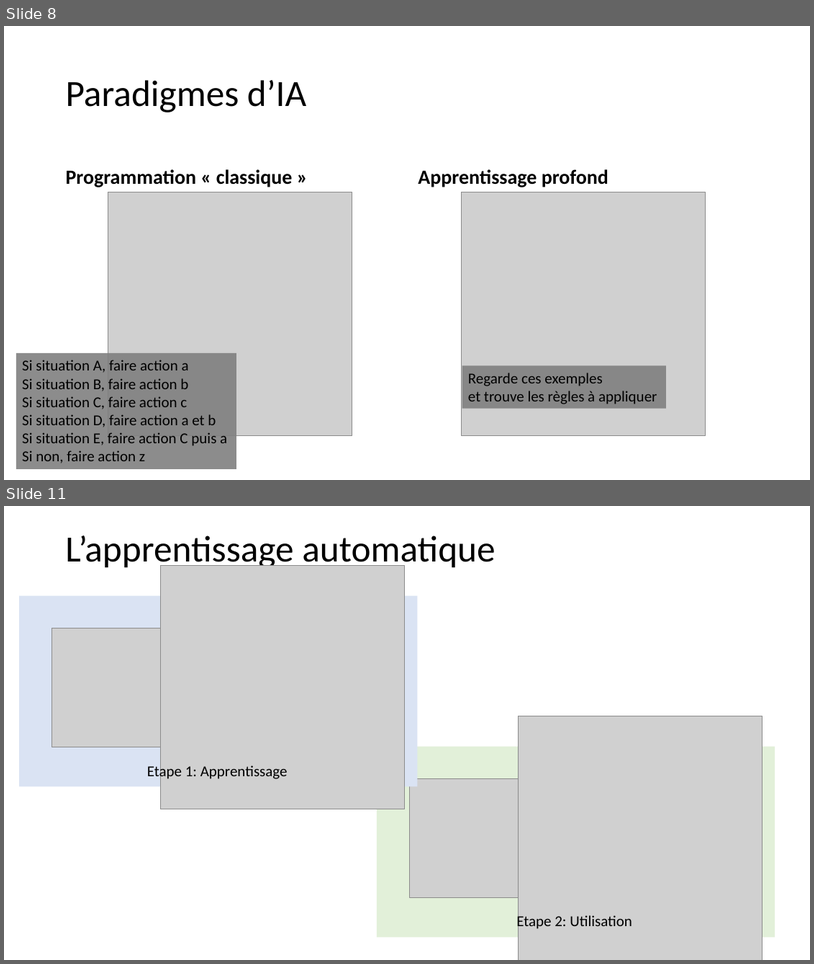
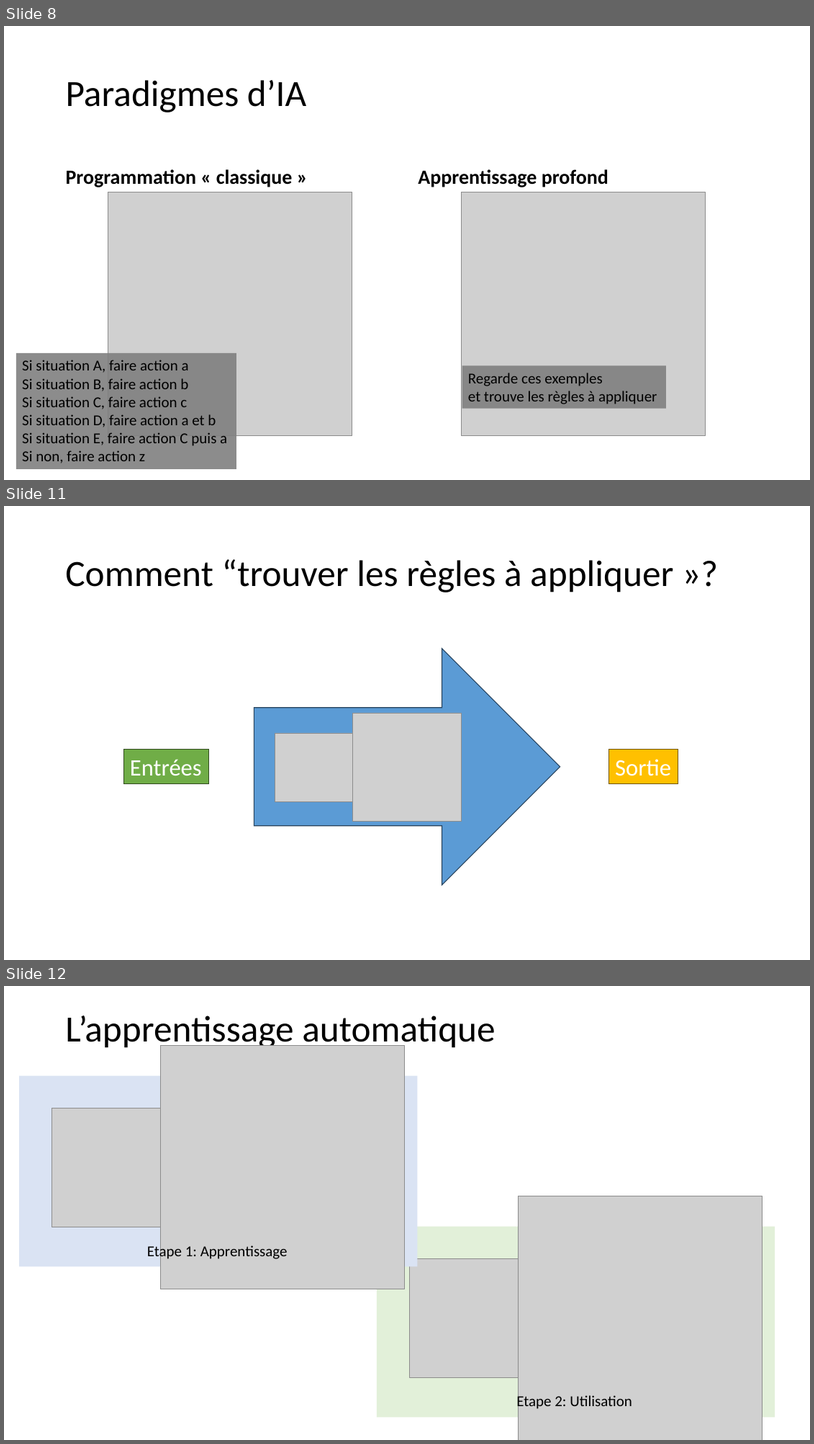
Before and after one commit to pauldubois98/AI-MythsReality, a slide deck: slides.pptx. Shown one above the other, each under a label of ours: slides 8 and 11 before the commit, slides 8, 11 and 12 after it; the slides between them are not shown. The pictures are 814x964 and 814x1444 pixels, drawn with LibreOffice and Linux fonts; fonts in the diff are those of the drawing; grey boxes stand for pictures. Boxes give left, top, right and bottom in pixels: in the first picture for what was removed or moved away, otherwise in the second. Text is boxed around its words. In the diff, an @@ line names an element or a change of style, - is before the commit and + after.

Commit message:
added machine slide

```diff
--- a/slides.pptx
+++ b/slides.pptx
@@ slide 11 added at (4,506,810,960), background #FFFFFF @@
@@ title added at (65,559,674,592), 44 pt, text #000000 @@
+Comment “trouver les règles à appliquer »?
@@ right arrow added at (255,648,561,885), fill #5B9BD5, outline #28445D 1 pt @@
@@ picture added at (353,713,461,821) @@
@@ picture added at (275,733,353,802) @@
@@ rectangle added at (124,749,208,784), fill #70AD47, outline #314C1F 1 pt, 28 pt, text #FFFFFF @@
+Entrées
@@ rectangle added at (610,749,679,784), fill #FFC000, outline #705400 1 pt, 28 pt, text #FFFFFF @@
+Sortie
@@ what was slide 11 is now slide 12 @@
```
